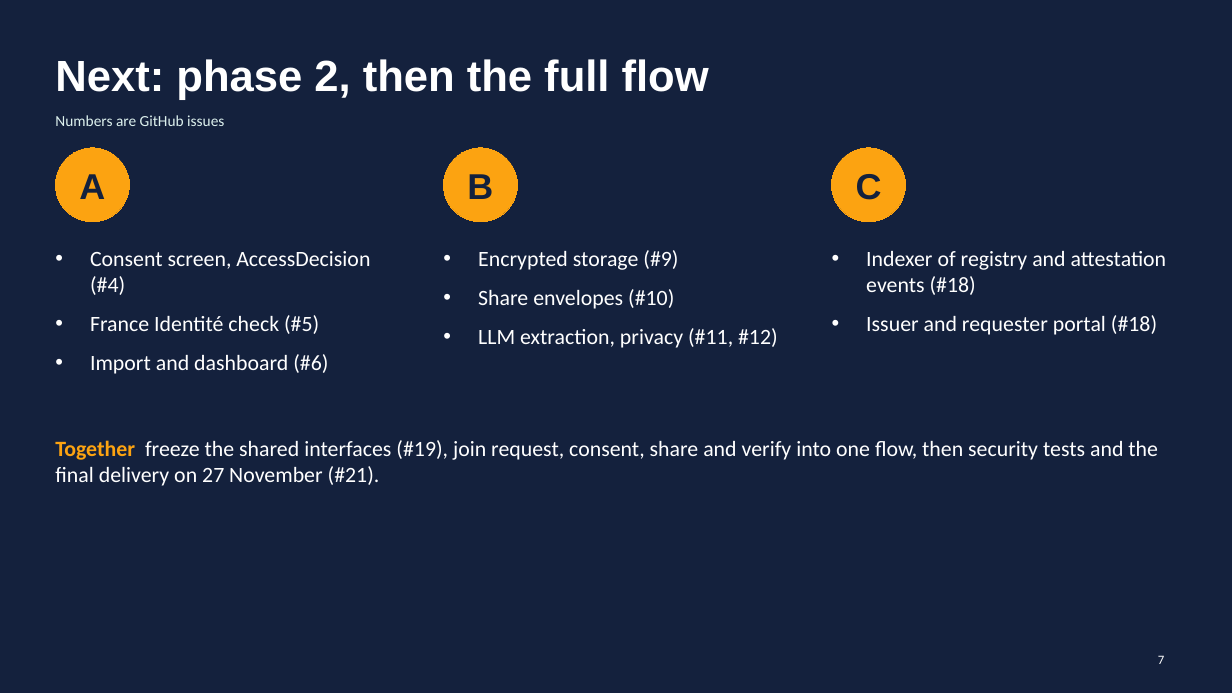
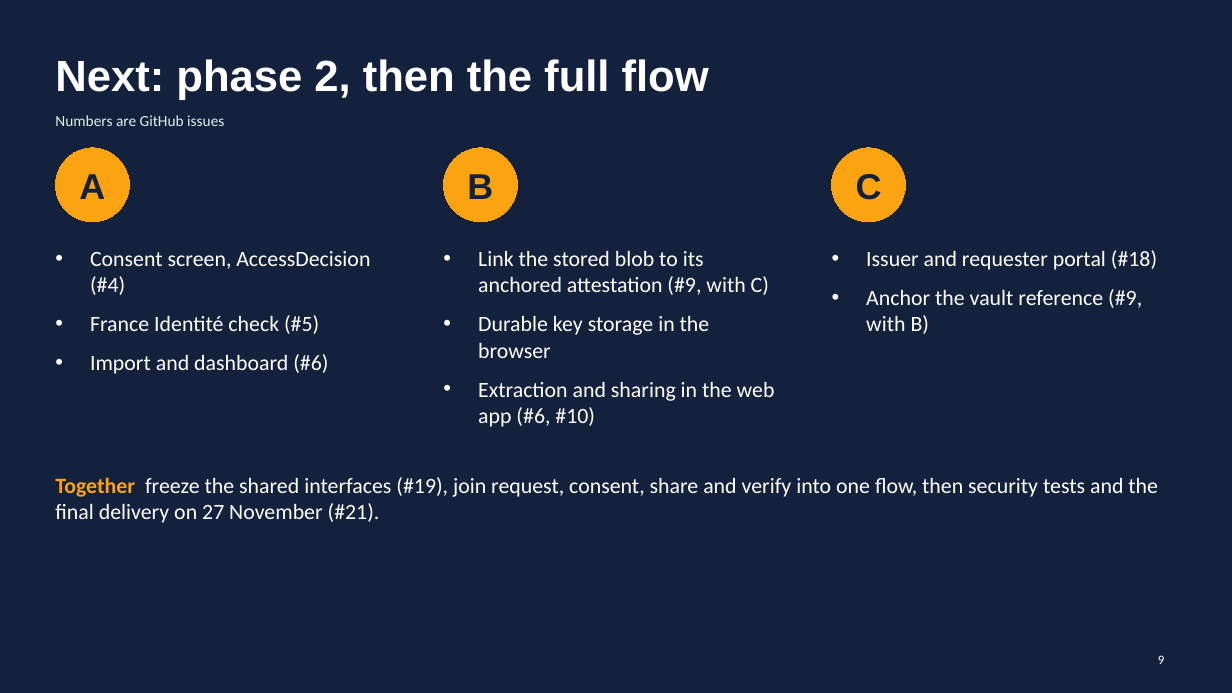
Before and after one commit to CouturierNathan/Glimpse, a slide deck: slide 9 of docs/mid-term-demo.pptx (slide 7 before the commit). Drawn at 1232x693 pixels with LibreOffice and Linux fonts; fonts in the diff are those of the drawing. Boxes give left, top, right and bottom in pixels: in the first picture for what was removed or moved away, otherwise in the second. Text is boxed around its words. In the diff, an @@ line names an element or a change of style, - is before the commit and + after.

Commit message:
Update the defense slides to the merged state and add the journeys and roadmap (#20)
Pole B's vault, the verifier and the indexer landed on main this morning, so the slides still
showing them in review were wrong; the jury also needs the three journeys and the four phases
to place the demo.

```diff
--- a/docs/mid-term-demo.pptx
+++ b/docs/mid-term-demo.pptx
@@ text at [866, 251, 1167, 295]: paragraph removed @@
-• Indexer of registry and attestation events (#18)
@@ text at [866, 289, 1142, 334]: paragraph added @@
+• Anchor the vault reference (#9, with B)
@@ text at [478, 316, 775, 427]: text changed @@
-• Encrypted storage (#9)
-• Share envelopes (#10)
-• LLM extraction, privacy (#11, #12)
+• Link the stored blob to its anchored attestation (#9, with C)
+• Durable key storage in the browser
+• Extraction and sharing in the web app (#6, #10)
@@ text "Together freeze the shared interfaces ...": place and size @@
-text "Together freeze the shared interfaces ..." at [55, 440, 1158, 486]
+text "Together freeze the shared interfaces ..." at [55, 477, 1158, 523]
@@ page number at [1158, 655, 1164, 664]: text changed @@
-7
+9
```
Also in this commit, not shown: 2 other slides changed, 2 slides added.
